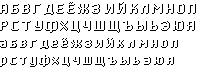
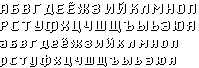
Layer changes from the first 199px x 68px image to the second:
painted on "hall-fetica-bold.png" over [39, 21, 176, 67]
